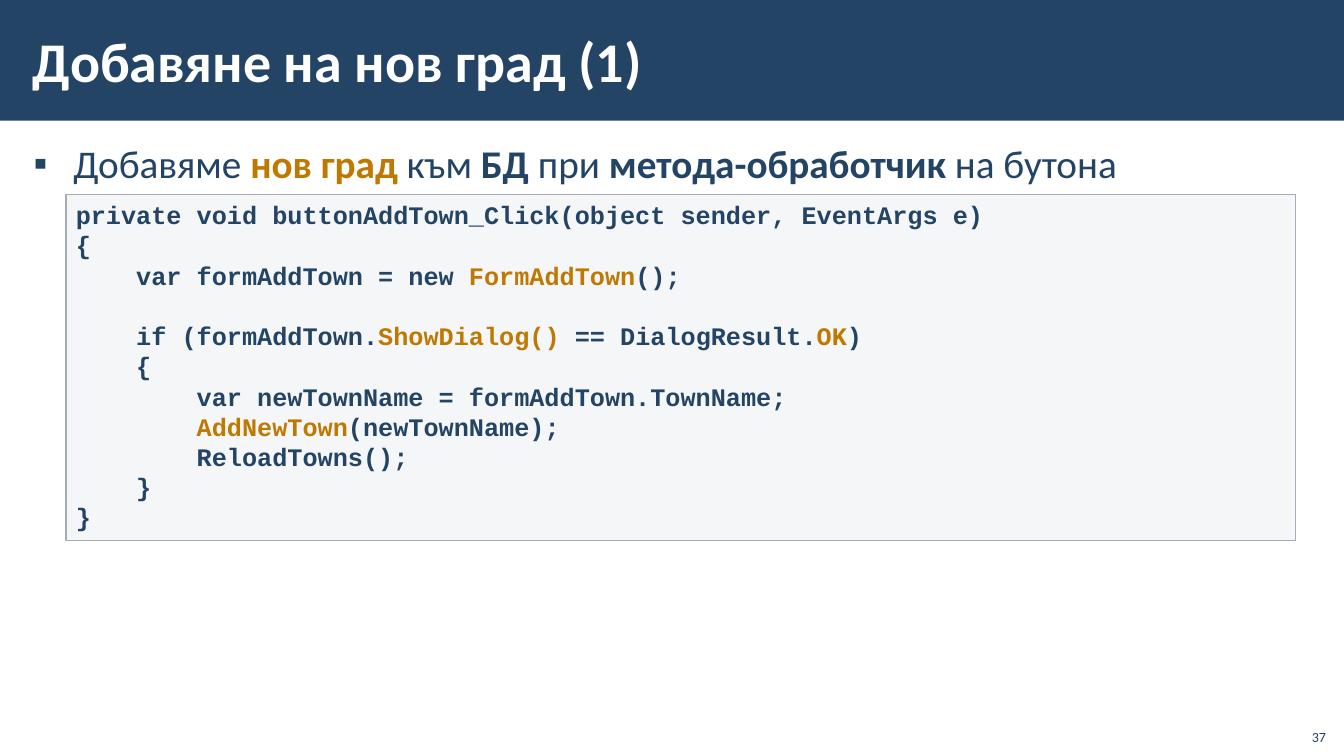
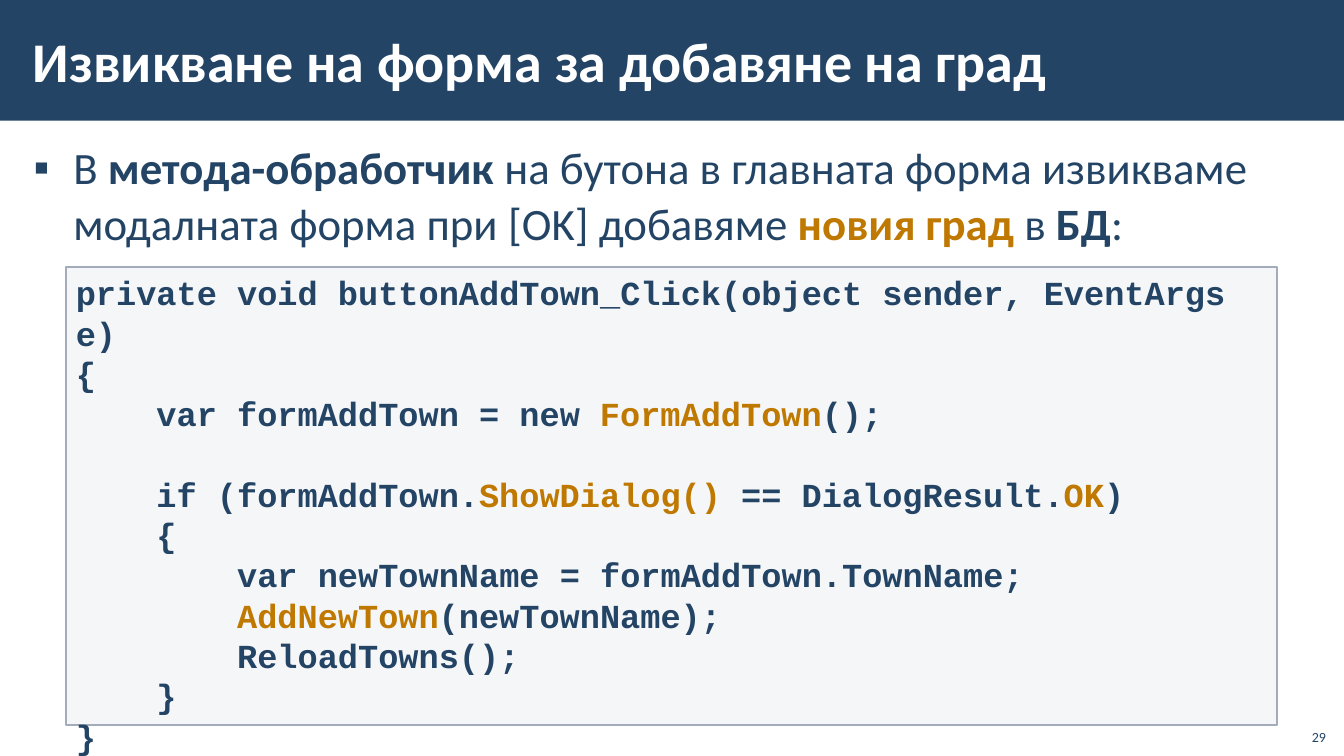
Before and after one commit to BG-IT-Edu/School-Programming, a slide deck: slide 29 of Courses/Software-Sciences/Module-4-Information-Systems-New/06-CRUD-with-EF-and-Windows-Forms/06-CRUD-with-EF-Core-and-Windows-Forms.pptx (slide 37 before the commit). Drawn at 1344x756 pixels with LibreOffice and Linux fonts; fonts in the diff are those of the drawing; background and template pictures are left out. Boxes give left, top, right and bottom in pixels: in the first picture for what was removed or moved away, otherwise in the second. Text is boxed around its words. In the diff, an @@ line names an element or a change of style, - is before the commit and + after.

```diff
--- a/Courses/Software-Sciences/Module-4-Information-Systems-New/06-CRUD-with-EF-and-Windows-Forms/06-CRUD-with-EF-Core-and-Windows-Forms.pptx
+++ b/Courses/Software-Sciences/Module-4-Information-Systems-New/06-CRUD-with-EF-and-Windows-Forms/06-CRUD-with-EF-Core-and-Windows-Forms.pptx
@@ title at [33, 43, 1046, 91]: text changed @@
-Добавяне на нов град (1)
+Извикване на форма за добавяне на град
@@ text at [73, 153, 1247, 248]: text changed; size 28 to 32 pt; bold off @@
-▪ Добавяме нов град към БД при метода-обработчик на бутона
+▪ В метода-обработчик на бутона в главната форма извикваме модалната форма при [OK] добавяме новия град в БД:
@@ rectangle "private void buttonAddTown_Click(object sender, EventArgs ...": place and size @@
-rectangle "private void buttonAddTown_Click(object sender, EventArgs ..." at [66, 195, 1296, 540]
+rectangle "private void buttonAddTown_Click(object sender, EventArgs ..." at [66, 267, 1277, 725]
@@ rectangle "private void buttonAddTown_Click(object sender, EventArgs ..." at [66, 267, 1277, 725]: size 18 to 24 pt @@
@@ page number at [1312, 733, 1326, 742]: text changed @@
-37
+29
```
Also in this commit, not shown: 26 other slides changed, 1 slide added, 9 slides removed.
